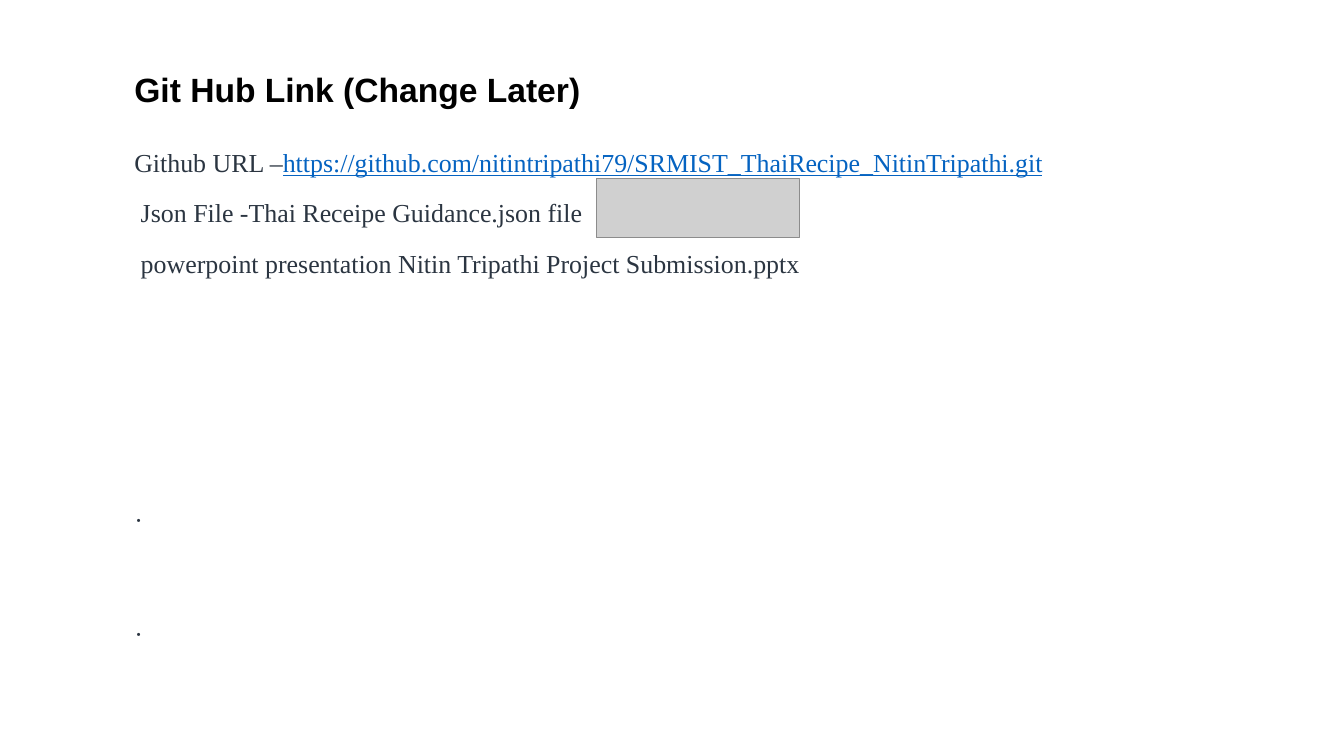
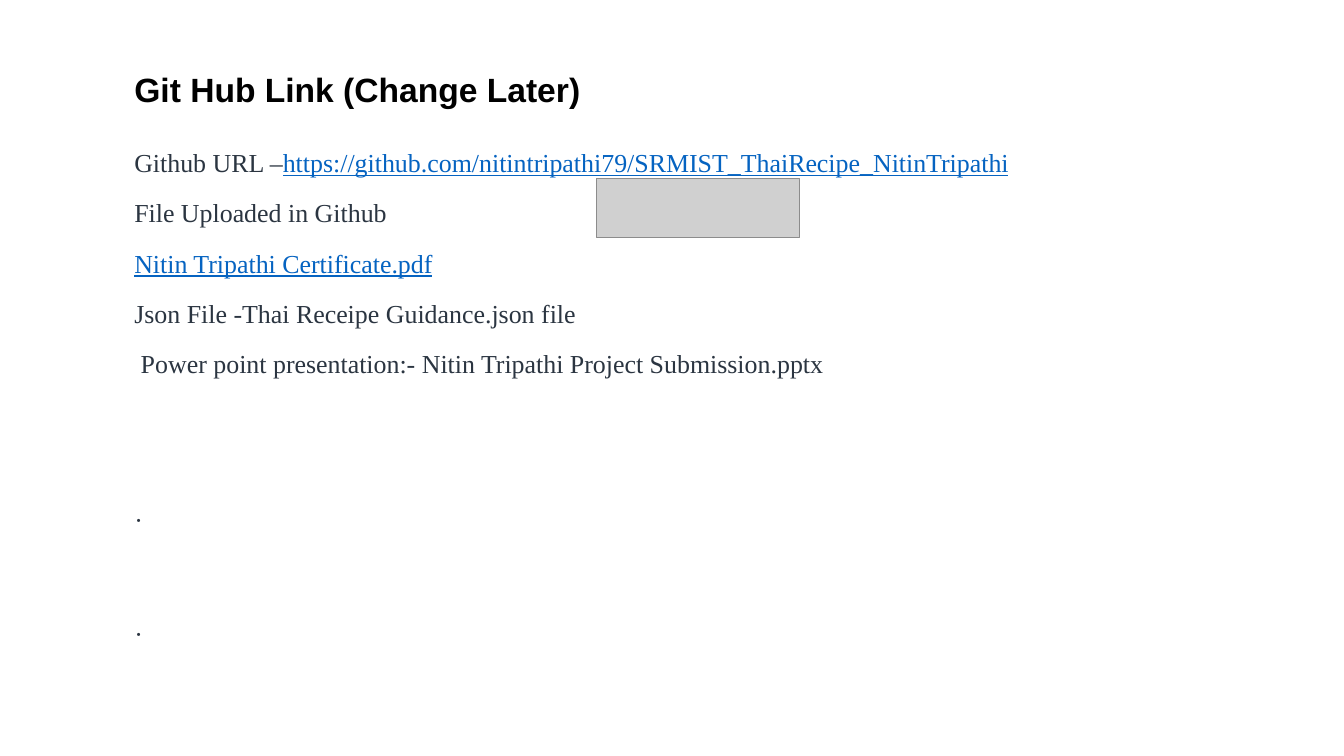
Before and after one commit to nitintripathi79/SRMIST_ThaiRecipe_NitinTripathi, a slide deck: slide 12 of Nitin Tripathi Project Submission.pptx. Drawn at 1344x756 pixels with LibreOffice and Linux fonts; fonts in the diff are those of the drawing; grey boxes stand for pictures. Boxes give left, top, right and bottom in pixels: in the first picture for what was removed or moved away, otherwise in the second. Text is boxed around its words. In the diff, an @@ line names an element or a change of style, - is before the commit and + after.

```diff
--- a/Nitin Tripathi Project Submission.pptx
+++ b/Nitin Tripathi Project Submission.pptx
@@ text at [134, 154, 1009, 279]: text changed @@
-Github URL –https://github.com/nitintripathi79/SRMIST_ThaiRecipe_NitinTripathi.git
+Github URL –https://github.com/nitintripathi79/SRMIST_ThaiRecipe_NitinTripathi
+File Uploaded in Github
+Nitin Tripathi Certificate.pdf
@@ text at [141, 355, 823, 379]: text changed @@
-powerpoint presentation Nitin Tripathi Project Submission.pptx
+Power point presentation:- Nitin Tripathi Project Submission.pptx
```
